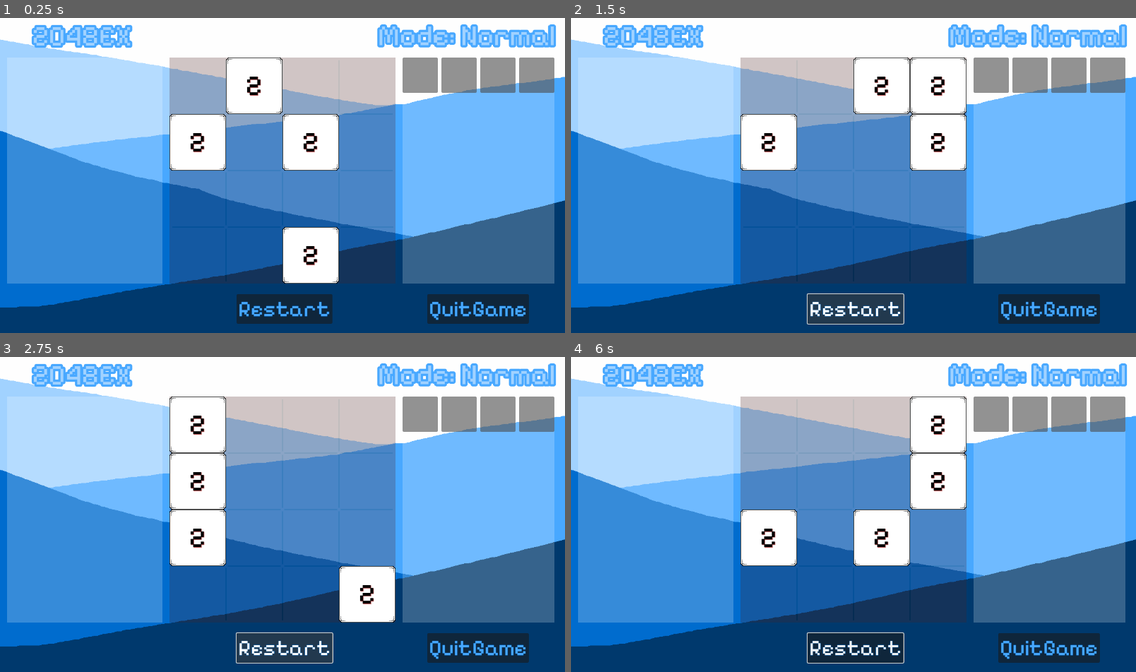
Above: before the commit, frames 1-4 (two rows, left to right).
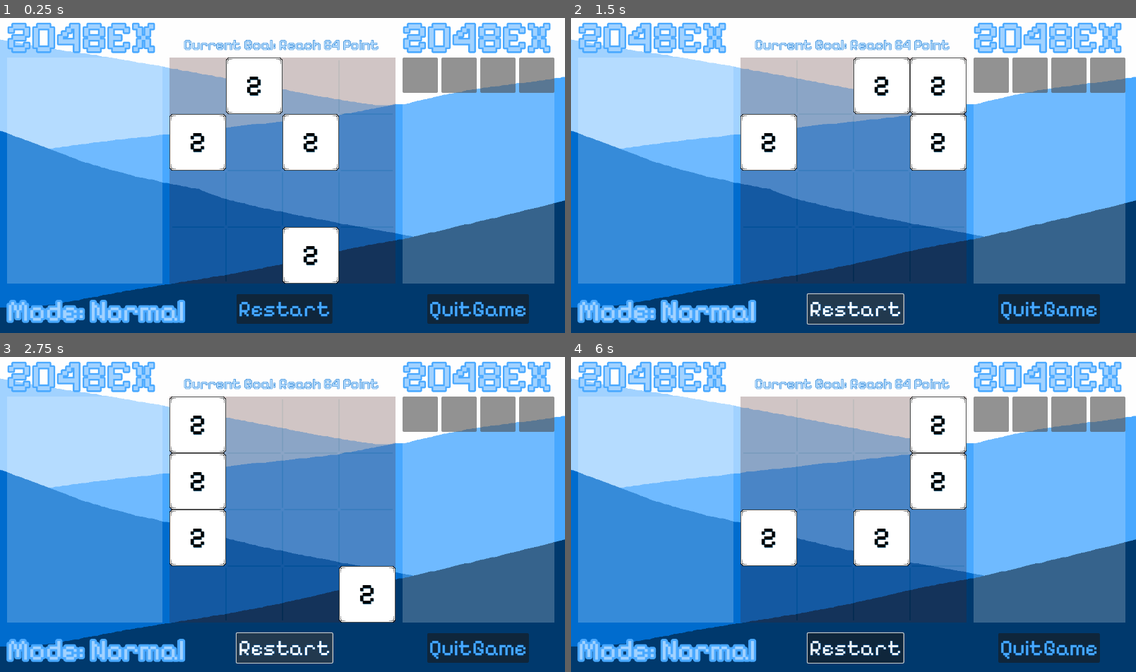
Above: after the commit, the same moments.

Repository: Rac0lW/2048ExGodot
Game: Godot game, scene res://Scenes/main.tscn
Two runs of this game, one before a commit and one after it. Both use one fixed random seed, a clock stepped at 60 frames per second and the inputs below.
Inputs (mouse positions are in pixels of both pictures, inside the frame that each line leads up to):
- Up to frame 1 (0.25 s): no input
- Up to frame 2 (1.5 s): click "Restart" at 0.5 s; click "Restart" at 1.25 s
- Up to frame 3 (2.75 s): click "Restart" at 2 s
- Up to frame 4 (6 s): click (989, 413) at 2.75 s; click (1068, 413) at 3.5 s; click (1028, 413) at 4.25 s; click (1107, 413) at 5 s; tap Enter at 5.75 s; move the mouse to (977, 498) at 5.77 s; hold D (RIGHT) from 5.78 s (still down); click (977, 498) at 5.85 s

The runs differ from the first frame. In frame 1, 6.5% of the frame differs, in the area x 1-99%, y 1-97%; in frame 2, 6.5%; in frame 3, 6.5%; in frame 4, 6.5%.

Commit message:
Add the select function and Remove the VScode Support

Diff:
--- a/Scenes/Input.gd
+++ b/Scenes/Input.gd
@@ -61,10 +61,6 @@
 				block_manager.gridTable[temp] = true
 			gen.emit()
 
-
-
-
-
 func getLastEmptyBlock(t, dir) -> Vector2:
 	var flag:Vector2 = t.getPos()
 
--- /dev/null
+++ b/Scenes/MouseController.gd
@@ -0,0 +1,14 @@
+extends Node
+
+@onready var bm = get_tree().get_first_node_in_group("bm")
+
+func _ready():
+	pass
+
+func _process(_delta):
+
+	if Input.is_action_just_pressed("MOUSE_LEFT"):
+		var pos = get_viewport().get_mouse_position()
+		for i in bm.get_children():
+			if i.isInRect(pos - i.global_position):
+				print(i.name)
--- a/Scenes/block.tscn
+++ b/Scenes/block.tscn
@@ -11,7 +11,7 @@
 shader = ExtResource("2_f07hk")
 shader_parameter/f = null
 
-[node name="Block" type="Node2D"]
+[node name="Block" type="Node2D" groups=["block"]]
 script = ExtResource("1_swyxo")
 
 [node name="Icon" type="Sprite2D" parent="."]
@@ -50,7 +50,7 @@
 grow_vertical = 2
 size_flags_horizontal = 4
 theme_override_colors/font_color = Color(1, 1, 1, 1)
-theme_override_colors/font_shadow_color = Color(0.724026, 0.319159, 0.319159, 1)
+theme_override_colors/font_shadow_color = Color(0.0254211, 0.257167, 0.382813, 1)
 theme_override_fonts/font = ExtResource("3_ju6aj")
 theme_override_font_sizes/font_size = 64
 text = "2"
--- a/Scenes/initSettings.gd
+++ b/Scenes/initSettings.gd
@@ -4,3 +4,4 @@
 @export var rows:int = 4
 @export var width:int = 128
 @export var initValue:int = 2
+@export var finalGoal:int = 2048
--- a/Scenes/main.gd
+++ b/Scenes/main.gd
@@ -2,8 +2,5 @@
 func _ready():
 	Engine.time_scale = 1.0
 
-
-
-
 func _on_quit_game_pressed():
 	get_tree().quit()
--- a/Scenes/main.tscn
+++ b/Scenes/main.tscn
@@ -7,6 +7,7 @@
 [ext_resource type="PackedScene" uid="uid://kj11j3o41s0v" path="res://Scenes/tiles.tscn" id="5_1tju8"]
 [ext_resource type="PackedScene" uid="uid://rhbs4ssfwhdw" path="res://bg.tscn" id="6_mkf22"]
 [ext_resource type="FontFile" uid="uid://dy7kdgjt43bvs" path="res://Assets/Pixelify_Sans/PixelifySans-VariableFont_wght.ttf" id="7_1taft"]
+[ext_resource type="Script" path="res://Scenes/MouseController.gd" id="8_dtnjt"]
 
 [node name="Main" type="Node2D"]
 script = ExtResource("1_gphku")
@@ -16,6 +17,9 @@
 
 [node name="Timer" type="Timer" parent="Input"]
 wait_time = 0.4
+
+[node name="MouseController" type="Node" parent="."]
+script = ExtResource("8_dtnjt")
 
 [node name="BlockManager" type="Node2D" parent="." groups=["bm"]]
 position = Vector2(384, 96)
@@ -54,24 +58,24 @@
 anchor_top = 0.5
 anchor_right = 0.5
 anchor_bottom = 0.5
-offset_left = 72.0
-offset_right = 300.0
-offset_bottom = 96.0
+offset_left = 16.0
+offset_top = -8.0
+offset_right = 352.0
+offset_bottom = 108.0
 grow_horizontal = 2
 grow_vertical = 2
 scale = Vector2(1.00389, 1)
 size_flags_horizontal = 4
 theme_override_colors/font_color = Color(0.631373, 0.823529, 1, 1)
 theme_override_colors/font_outline_color = Color(0.282353, 0.658824, 1, 1)
-theme_override_constants/outline_size = 20
-theme_override_constants/shadow_outline_size = 2
-theme_override_fonts/font = ExtResource("7_1taft")
-theme_override_font_sizes/font_size = 64
+theme_override_constants/outline_size = 15
+theme_override_fonts/font = ExtResource("7_1taft")
+theme_override_font_sizes/font_size = 96
 text = "2048EX"
 horizontal_alignment = 1
 vertical_alignment = 1
 
-[node name="Mode" type="Label" parent="UI"]
+[node name="2048EX2" type="Label" parent="UI"]
 texture_filter = 1
 layout_mode = 1
 anchors_preset = 8
@@ -79,10 +83,35 @@
 anchor_top = 0.5
 anchor_right = 0.5
 anchor_bottom = 0.5
-offset_left = 856.0
-offset_top = 8.0
-offset_right = 1257.0
-offset_bottom = 85.0
+offset_left = 912.0
+offset_top = -8.0
+offset_right = 1248.0
+offset_bottom = 108.0
+grow_horizontal = 2
+grow_vertical = 2
+scale = Vector2(1.00389, 1)
+size_flags_horizontal = 4
+theme_override_colors/font_color = Color(0.631373, 0.823529, 1, 1)
+theme_override_colors/font_outline_color = Color(0.282353, 0.658824, 1, 1)
+theme_override_constants/outline_size = 15
+theme_override_fonts/font = ExtResource("7_1taft")
+theme_override_font_sizes/font_size = 96
+text = "2048EX"
+horizontal_alignment = 1
+vertical_alignment = 1
+
+[node name="Mode" type="Label" parent="UI"]
+texture_filter = 1
+layout_mode = 1
+anchors_preset = 8
+anchor_left = 0.5
+anchor_top = 0.5
+anchor_right = 0.5
+anchor_bottom = 0.5
+offset_left = 16.0
+offset_top = 632.0
+offset_right = 417.0
+offset_bottom = 709.0
 grow_horizontal = 2
 grow_vertical = 2
 scale = Vector2(1.00389, 1)
@@ -113,6 +142,7 @@
 text = "Restart"
 
 [node name="QuitGame" type="Button" parent="UI"]
+layout_mode = 0
 offset_left = 968.0
 offset_top = 632.0
 offset_right = 1197.0
@@ -127,6 +157,19 @@
 text = "QuitGame
 "
 
+[node name="Goal" type="Label" parent="UI"]
+layout_mode = 0
+offset_left = 416.0
+offset_top = 48.0
+offset_right = 864.0
+offset_bottom = 87.0
+theme_override_colors/font_color = Color(0.709804, 0.862745, 1, 1)
+theme_override_colors/font_outline_color = Color(0.211765, 0.545098, 0.847059, 1)
+theme_override_constants/outline_size = 4
+theme_override_fonts/font = ExtResource("7_1taft")
+theme_override_font_sizes/font_size = 32
+text = "Current Goal: Reach 64 Point"
+
 [node name="Cards" type="Control" parent="UI"]
 anchors_preset = 0
 offset_left = 912.0
@@ -140,16 +183,19 @@
 offset_bottom = 80.0
 
 [node name="Button2" type="Button" parent="UI/Cards"]
+layout_mode = 0
 offset_left = 176.0
 offset_right = 256.0
 offset_bottom = 80.0
 
 [node name="Button3" type="Button" parent="UI/Cards"]
+layout_mode = 0
 offset_left = 88.0
 offset_right = 168.0
 offset_bottom = 80.0
 
 [node name="Button4" type="Button" parent="UI/Cards"]
+layout_mode = 0
 offset_left = 264.0
 offset_right = 344.0
 offset_bottom = 80.0
--- a/block.gd
+++ b/block.gd
@@ -1,9 +1,7 @@
 extends Node2D
 class_name Block
 
-var value:int = 2
-var gridPosition:Vector2
-var isDie:bool = false
+
 @onready var icon = $Icon
 @onready var color_rect = $Icon/ColorRect
 @onready var audio_stream_player_2d = $AudioStreamPlayer2D
@@ -11,6 +9,11 @@
 @onready var label = $Icon/ColorRect/Label
 @onready var audio_stream_player_2d_2 = $AudioStreamPlayer2D2
 
+var isSelect:bool = false
+
+var value:int = 2
+var gridPosition:Vector2
+var isDie:bool = false
 
 #@onready var label = $Label
 
@@ -20,6 +23,9 @@
 	color_rect.set_color(Color(temp, temp, temp, 1))
 	label.set("theme_override_colors/font_color", Color(rtemp, rtemp, rtemp, 1.0))
 
+func _process(delta):
+	if isSelect:
+		global_position = get_global_mouse_position()
 
 func readyToDie():
 	isDie = true
@@ -29,6 +35,11 @@
 
 func getPos() -> Vector2:
 	return gridPosition
+
+func isInRect(pos: Vector2) -> bool:
+	if icon.get_rect().has_point(pos - Vector2(64, 64)):
+		return true
+	return false
 
 func setGlobalPostion(pos, width):
 	gridPosition = pos
--- a/project.godot
+++ b/project.godot
@@ -19,7 +19,6 @@
 
 window/size/viewport_width=1280
 window/size/viewport_height=720
-window/size/always_on_top=true
 
 [input]
 
@@ -43,6 +42,11 @@
 "events": [Object(InputEventKey,"resource_local_to_scene":false,"resource_name":"","device":-1,"window_id":0,"alt_pressed":false,"shift_pressed":false,"ctrl_pressed":false,"meta_pressed":false,"pressed":false,"keycode":0,"physical_keycode":65,"key_label":0,"unicode":97,"echo":false,"script":null)
 ]
 }
+MOUSE_LEFT={
+"deadzone": 0.5,
+"events": [Object(InputEventMouseButton,"resource_local_to_scene":false,"resource_name":"","device":-1,"window_id":0,"alt_pressed":false,"shift_pressed":false,"ctrl_pressed":false,"meta_pressed":false,"button_mask":1,"position":Vector2(143, 13),"global_position":Vector2(147, 54),"factor":1.0,"button_index":1,"canceled":false,"pressed":true,"double_click":false,"script":null)
+]
+}
 
 [rendering]
 
Not shown: 1 places in Scenes/main.tscn that only renumber resources
